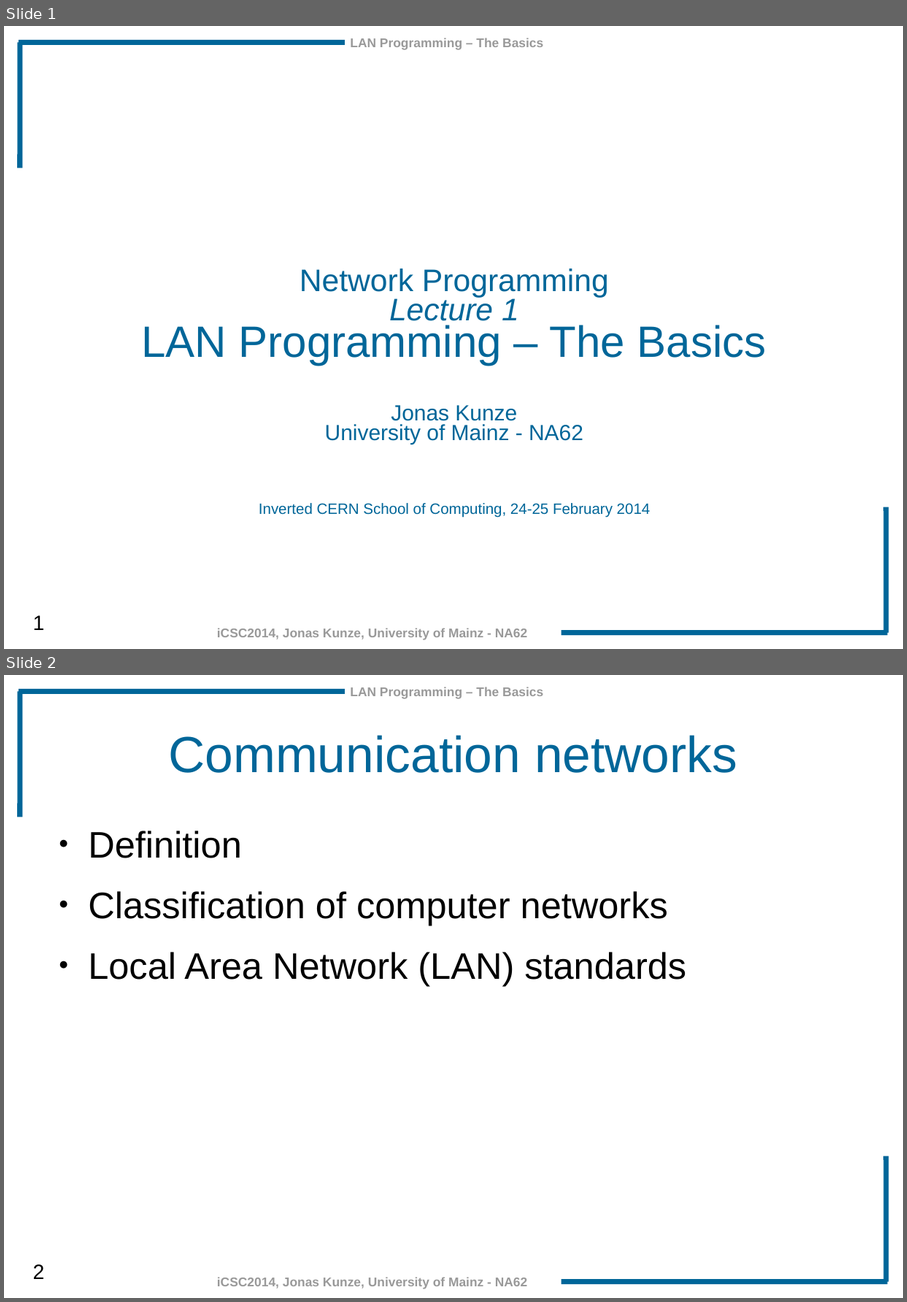
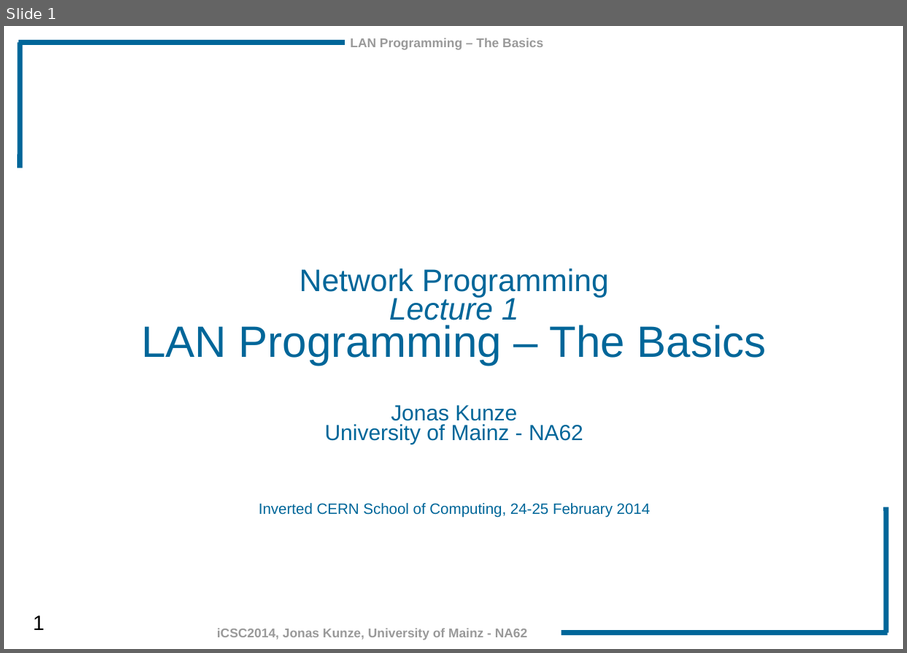
Before and after one commit to JonasKunze/icsc2014, a slide deck: iCSC-2014-LAN_Programming_Basics.odp. Shown one above the other, each under a label of ours: slides 1 and 2 before the commit, slide 1 after it. The pictures are 907x1302 and 907x653 pixels, drawn with LibreOffice and Linux fonts; fonts in the diff are those of the drawing; background and template pictures are left out. Boxes give left, top, right and bottom in pixels: in the first picture for what was removed or moved away, otherwise in the second. Text is boxed around its words. In the diff, an @@ line names an element or a change of style, - is before the commit and + after.

```diff
--- a/iCSC-2014-LAN_Programming_Basics.odp
+++ b/iCSC-2014-LAN_Programming_Basics.odp
@@ slide 2 removed at (x1=4, y1=675, x2=903, y2=1298), background #FFFFFF; not listed: 7 template elements that a slide beside it also shows @@
@@ title removed at (x1=168, y1=735, x2=738, y2=773) @@
-Communication networks
@@ text removed at (x1=88, y1=830, x2=687, y2=985) @@
-● Definition
-● Classification of computer networks
-● Local Area Network (LAN) standards
```
Also in this commit, not shown: 5 slides changed, 2 slides added, 25 other slides removed, 4 other files.
